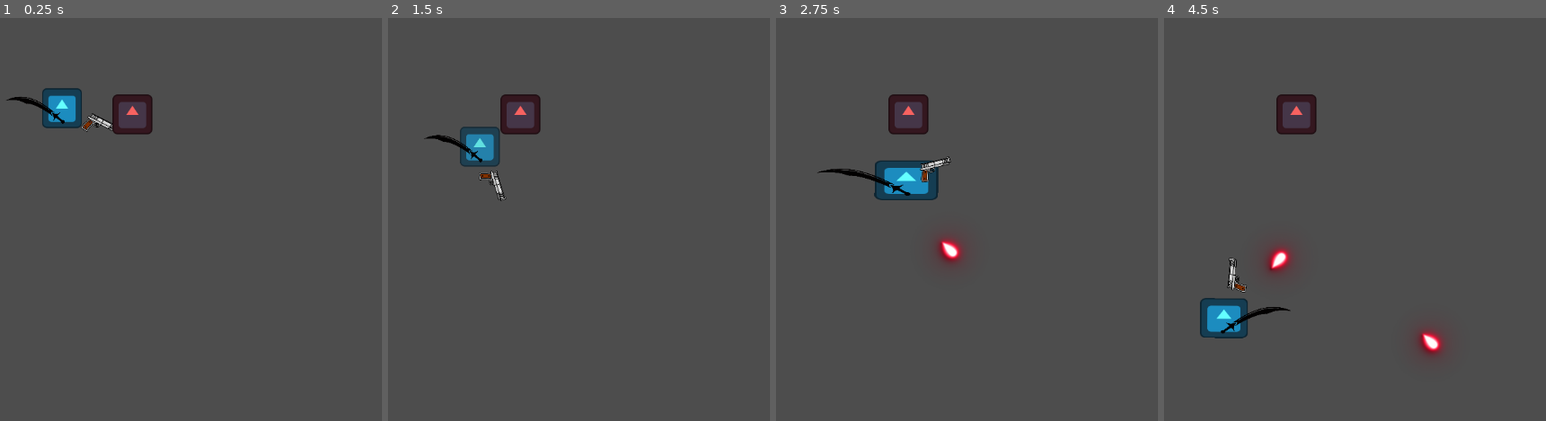
Above: before the commit, frames 1-4 (left to right).
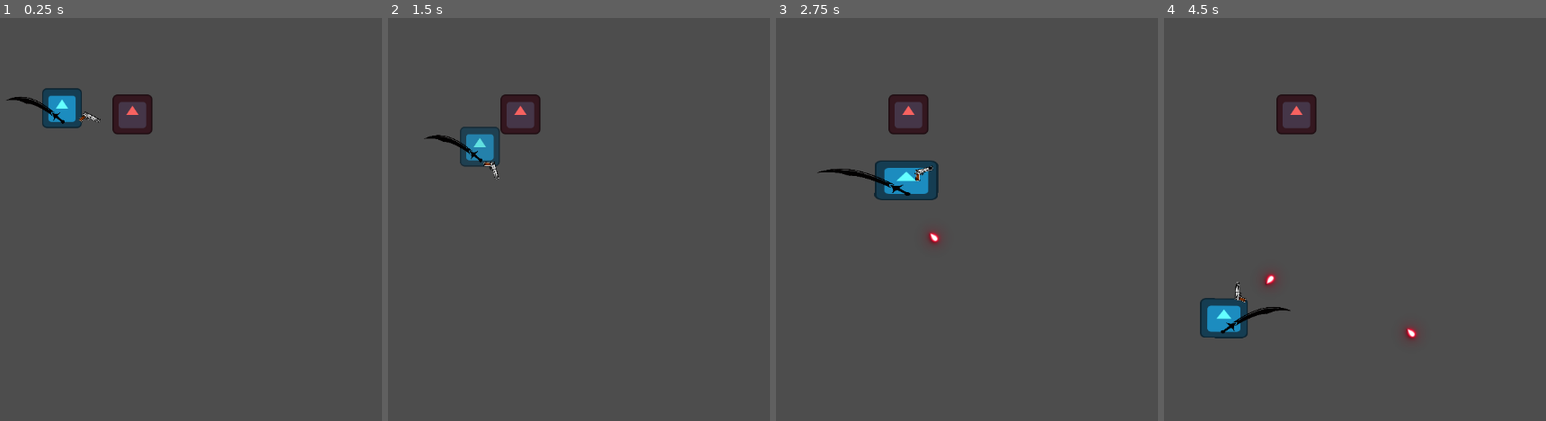
Above: after the commit, the same moments.

Repository: shafayatb/basic-2d-top-down-example
Game: Godot game, scene res://playground.tscn
Two runs of this game, one before a commit and one after it. Both use one fixed random seed, a clock stepped at 60 frames per second and the inputs below. The project has no main scene, so this scene is started directly. The engine's default icon, where the game draws it, is replaced by a stand-in: a white triangle on a blue panel in a dark square.
Inputs (mouse positions are in pixels of both pictures, inside the frame that each line leads up to):
- Up to frame 1 (0.25 s): no input
- Up to frame 2 (1.5 s): move the mouse to (outside the picture) at 0.52 s; hold Right (ui_right) 0.53-1.28 s; click (outside the picture) at 0.6 s; move the mouse to (479, 239) at 1.27 s; hold Down (ui_down) from 1.28 s (still down); tap Ctrl (Dash) at 1.35 s
- Up to frame 3 (2.75 s): move the mouse to (1085, 130) at 2.02 s; release Down (ui_down) at 2.03 s; hold Right (ui_right) from 2.03 s (still down); tap X (Shoot) at 2.1 s
- Up to frame 4 (4.5 s): move the mouse to (1362, 300) at 2.77 s; release Right (ui_right) at 2.78 s; hold Up (ui_up) 2.78-3.53 s; click (1362, 300) at 2.85 s; move the mouse to (outside the picture) at 3.52 s; hold Left (ui_left) from 3.53 s (still down); tap Ctrl (Dash) at 3.6 s; move the mouse to (1183, 159) at 4.27 s; tap X (Shoot) at 4.35 s

The runs differ from the first frame. In frame 1, 0.2% of the frame differs, in the area x 20-30%, y 23-29%; in frame 2, 0.2%; in frame 3, 0.6%; in frame 4, 1.0%, in the area x 16-74%, y 56-84%.

Commit message:
8b. Fixed gun scale

Diff:
--- a/guns/bullet.tscn
+++ b/guns/bullet.tscn
@@ -2,35 +2,6 @@
 
 [ext_resource type="Texture2D" uid="uid://be4gbxqp70orf" path="res://assets/bullets/red_bullet.png" id="1_61qgc"]
 [ext_resource type="Script" uid="uid://bv6aaygidu4vj" path="res://guns/bullet.gd" id="2_nxpes"]
-
-[sub_resource type="Animation" id="Animation_61qgc"]
-resource_name = "appear"
-length = 0.2
-step = 0.1
-tracks/0/type = "value"
-tracks/0/imported = false
-tracks/0/enabled = true
-tracks/0/path = NodePath(".:scale")
-tracks/0/interp = 1
-tracks/0/loop_wrap = true
-tracks/0/keys = {
-"times": PackedFloat32Array(0, 0.2),
-"transitions": PackedFloat32Array(0.5, 2),
-"update": 0,
-"values": [Vector2(1e-05, 1e-05), Vector2(1, 1)]
-}
-tracks/1/type = "value"
-tracks/1/imported = false
-tracks/1/enabled = true
-tracks/1/path = NodePath(".:modulate")
-tracks/1/interp = 1
-tracks/1/loop_wrap = true
-tracks/1/keys = {
-"times": PackedFloat32Array(0, 0.2),
-"transitions": PackedFloat32Array(0.5, 2),
-"update": 0,
-"values": [Color(1, 1, 1, 0), Color(1, 1, 1, 1)]
-}
 
 [sub_resource type="Animation" id="Animation_nxpes"]
 length = 0.001
@@ -59,6 +30,35 @@
 "values": [Color(1, 1, 1, 0)]
 }
 
+[sub_resource type="Animation" id="Animation_61qgc"]
+resource_name = "appear"
+length = 0.2
+step = 0.1
+tracks/0/type = "value"
+tracks/0/imported = false
+tracks/0/enabled = true
+tracks/0/path = NodePath(".:scale")
+tracks/0/interp = 1
+tracks/0/loop_wrap = true
+tracks/0/keys = {
+"times": PackedFloat32Array(0, 0.2),
+"transitions": PackedFloat32Array(0.5, 2),
+"update": 0,
+"values": [Vector2(1e-05, 1e-05), Vector2(0.5, 0.5)]
+}
+tracks/1/type = "value"
+tracks/1/imported = false
+tracks/1/enabled = true
+tracks/1/path = NodePath(".:modulate")
+tracks/1/interp = 1
+tracks/1/loop_wrap = true
+tracks/1/keys = {
+"times": PackedFloat32Array(0, 0.2),
+"transitions": PackedFloat32Array(0.5, 2),
+"update": 0,
+"values": [Color(1, 1, 1, 0), Color(1, 1, 1, 1)]
+}
+
 [sub_resource type="Animation" id="Animation_knduo"]
 resource_name = "remove"
 length = 0.2
@@ -73,7 +73,7 @@
 "times": PackedFloat32Array(0, 0.2),
 "transitions": PackedFloat32Array(0.5, 2),
 "update": 0,
-"values": [Vector2(1, 1), Vector2(0, 0)]
+"values": [Vector2(0.5, 0.5), Vector2(0, 0)]
 }
 tracks/1/type = "value"
 tracks/1/imported = false
--- a/player/player.tscn
+++ b/player/player.tscn
@@ -313,7 +313,7 @@
 transitions = ["Start", "Idle", SubResource("AnimationNodeStateMachineTransition_wodsf"), "Idle", "Move", SubResource(" …(414 unchanged characters)…
 graph_offset = Vector2(127.40298, 0)
 
-[node name="Player" type="CharacterBody2D"]
+[node name="Player" type="CharacterBody2D" groups=["Player"]]
 rotation = 0.0030202356
 scale = Vector2(0.5, 0.5)
 script = ExtResource("1_g6k8r")
@@ -329,8 +329,8 @@
 shape = SubResource("RectangleShape2D_onrkg")
 
 [node name="Gun" parent="." instance=ExtResource("4_hg6s5")]
-position = Vector2(-4.656613e-10, -2.456677)
-scale = Vector2(0.50000006, 0.50000006)
+position = Vector2(15.993886, -2.0483146)
+scale = Vector2(0.3, 0.3)
 
 [node name="StateMachine" type="Node" parent="." node_paths=PackedStringArray("initial_state")]
 script = ExtResource("3_i3pqv")
--- a/weapons/sword.gd
+++ b/weapons/sword.gd
@@ -12,7 +12,7 @@
 var player: CharacterBody2D
 
 func _ready() -> void:
-	player = get_parent().get_parent()
+	player = get_tree().get_first_node_in_group("Player")
 	animation_tree.active = true
 
 func spawn_slash():
